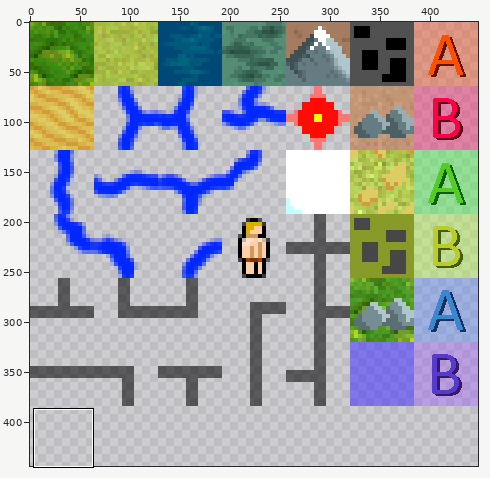
Two versions of one sprite sheet, src/main/resources/sheets/tiles_map.png. The first picture is a wide view before the edit; the outline marks the close-up.
Close-up. Earlier state:
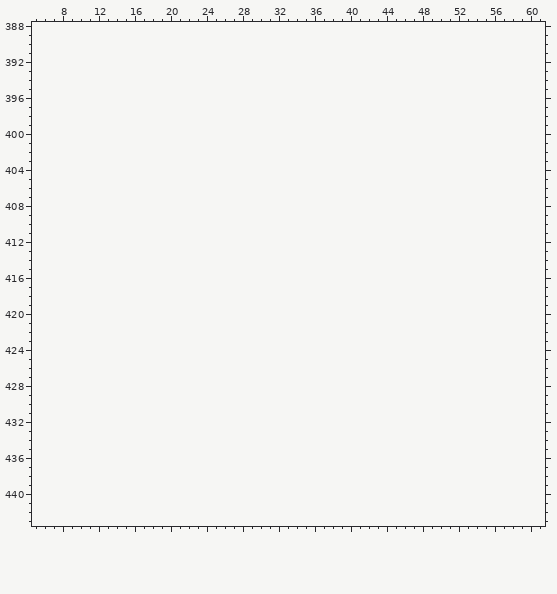
The file is 448x384 pixels. Pixels under 10% opacity are left out. Colours within 5 levels of each other are drawn and written as one. Shown: x 5..61, y 388..443. The old version is drawn lined up with the new one, on the new canvas. The wide view leaves out empty margins. The commit also changed other parts of the picture, which this record leaves out.
New version:
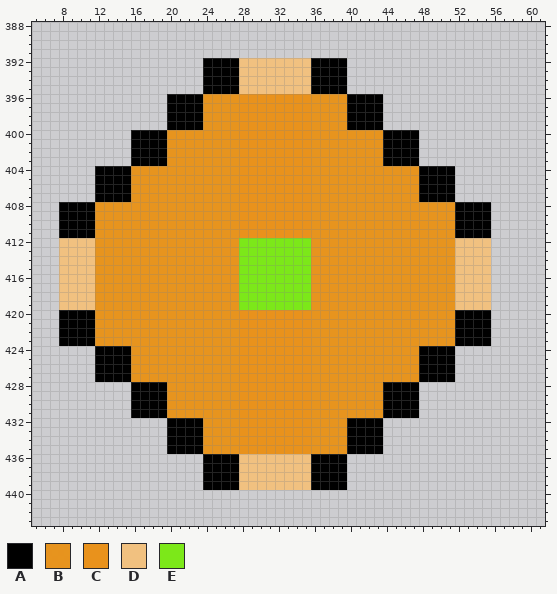
Palette (. is transparent): A #000000  B #e89219f8  C #e9921c  D #f2c17ef8  E #7ce819
Edits made:
canvas 448x384 -> 448x448
@@ x 5..61 @@
 391 .........................................................
-392 .........................................................
-393 .........................................................
-394 .........................................................
-395 .........................................................
-396 .........................................................
-397 .........................................................
-398 .........................................................
-399 .........................................................
-400 .........................................................
-401 .........................................................
-402 .........................................................
-403 .........................................................
-404 .........................................................
-405 .........................................................
-406 .........................................................
-407 .........................................................
-408 .........................................................
-409 .........................................................
-410 .........................................................
-411 .........................................................
-412 .........................................................
-413 .........................................................
-414 .........................................................
-415 .........................................................
-416 .........................................................
-417 .........................................................
-418 .........................................................
-419 .........................................................
-420 .........................................................
-421 .........................................................
-422 .........................................................
-423 .........................................................
-424 .........................................................
-425 .........................................................
-426 .........................................................
-427 .........................................................
-428 .........................................................
-429 .........................................................
-430 .........................................................
-431 .........................................................
-432 .........................................................
-433 .........................................................
-434 .........................................................
-435 .........................................................
-436 .........................................................
-437 .........................................................
-438 .........................................................
-439 .........................................................
+392 ...................AAAADDDDDDDDAAAA......................
+393 ...................AAAADDDDDDDDAAAA......................
+394 ...................AAAADDDDDDDDAAAA......................
+395 ...................AAAADDDDDDDDAAAA......................
+396 ...............AAAABBBBCCCCCCCCBBBBAAAA..................
+397 ...............AAAABBBBCCCCCCCCBBBBAAAA..................
+398 ...............AAAABBBBCCCCCCCCBBBBAAAA..................
+399 ...............AAAABBBBCCCCCCCCBBBBAAAA..................
+400 ...........AAAABBBBBBBBCCCCCCCCBBBBBBBBAAAA..............
+401 ...........AAAABBBBBBBBCCCCCCCCBBBBBBBBAAAA..............
+402 ...........AAAABBBBBBBBCCCCCCCCBBBBBBBBAAAA..............
+403 ...........AAAABBBBBBBBCCCCCCCCBBBBBBBBAAAA..............
+404 .......AAAABBBBBBBBBBBBCCCCCCCCBBBBBBBBBBBBAAAA..........
+405 .......AAAABBBBBBBBBBBBCCCCCCCCBBBBBBBBBBBBAAAA..........
+406 .......AAAABBBBBBBBBBBBCCCCCCCCBBBBBBBBBBBBAAAA..........
+407 .......AAAABBBBBBBBBBBBCCCCCCCCBBBBBBBBBBBBAAAA..........
+408 ...AAAABBBBBBBBBBBBBBBBCCCCCCCCBBBBBBBBBBBBBBBBAAAA......
+409 ...AAAABBBBBBBBBBBBBBBBCCCCCCCCBBBBBBBBBBBBBBBBAAAA......
+410 ...AAAABBBBBBBBBBBBBBBBCCCCCCCCBBBBBBBBBBBBBBBBAAAA......
+411 ...AAAABBBBBBBBBBBBBBBBCCCCCCCCBBBBBBBBBBBBBBBBAAAA......
+412 ...DDDDBBBBBBBBBBBBBBBBEEEEEEEEBBBBBBBBBBBBBBBBDDDD......
+413 ...DDDDBBBBBBBBBBBBBBBBEEEEEEEEBBBBBBBBBBBBBBBBDDDD......
+414 ...DDDDBBBBBBBBBBBBBBBBEEEEEEEEBBBBBBBBBBBBBBBBDDDD......
+415 ...DDDDBBBBBBBBBBBBBBBBEEEEEEEEBBBBBBBBBBBBBBBBDDDD......
+416 ...DDDDBBBBBBBBBBBBBBBBEEEEEEEEBBBBBBBBBBBBBBBBDDDD......
+417 ...DDDDBBBBBBBBBBBBBBBBEEEEEEEEBBBBBBBBBBBBBBBBDDDD......
+418 ...DDDDBBBBBBBBBBBBBBBBEEEEEEEEBBBBBBBBBBBBBBBBDDDD......
+419 ...DDDDBBBBBBBBBBBBBBBBEEEEEEEEBBBBBBBBBBBBBBBBDDDD......
+420 ...AAAABBBBBBBBBBBBBBBBCCCCCCCCBBBBBBBBBBBBBBBBAAAA......
+421 ...AAAABBBBBBBBBBBBBBBBCCCCCCCCBBBBBBBBBBBBBBBBAAAA......
+422 ...AAAABBBBBBBBBBBBBBBBCCCCCCCCBBBBBBBBBBBBBBBBAAAA......
+423 ...AAAABBBBBBBBBBBBBBBBCCCCCCCCBBBBBBBBBBBBBBBBAAAA......
+424 .......AAAABBBBBBBBBBBBCCCCCCCCBBBBBBBBBBBBAAAA..........
+425 .......AAAABBBBBBBBBBBBCCCCCCCCBBBBBBBBBBBBAAAA..........
+426 .......AAAABBBBBBBBBBBBCCCCCCCCBBBBBBBBBBBBAAAA..........
+427 .......AAAABBBBBBBBBBBBCCCCCCCCBBBBBBBBBBBBAAAA..........
+428 ...........AAAABBBBBBBBCCCCCCCCBBBBBBBBAAAA..............
+429 ...........AAAABBBBBBBBCCCCCCCCBBBBBBBBAAAA..............
+430 ...........AAAABBBBBBBBCCCCCCCCBBBBBBBBAAAA..............
+431 ...........AAAABBBBBBBBCCCCCCCCBBBBBBBBAAAA..............
+432 ...............AAAABBBBCCCCCCCCBBBBAAAA..................
+433 ...............AAAABBBBCCCCCCCCBBBBAAAA..................
+434 ...............AAAABBBBCCCCCCCCBBBBAAAA..................
+435 ...............AAAABBBBCCCCCCCCBBBBAAAA..................
+436 ...................AAAADDDDDDDDAAAA......................
+437 ...................AAAADDDDDDDDAAAA......................
+438 ...................AAAADDDDDDDDAAAA......................
+439 ...................AAAADDDDDDDDAAAA......................
 440 .........................................................
Pixel boxes of the changes (left, top, right, bottom) in both close-ups:
added: (59, 58, 491, 490)
